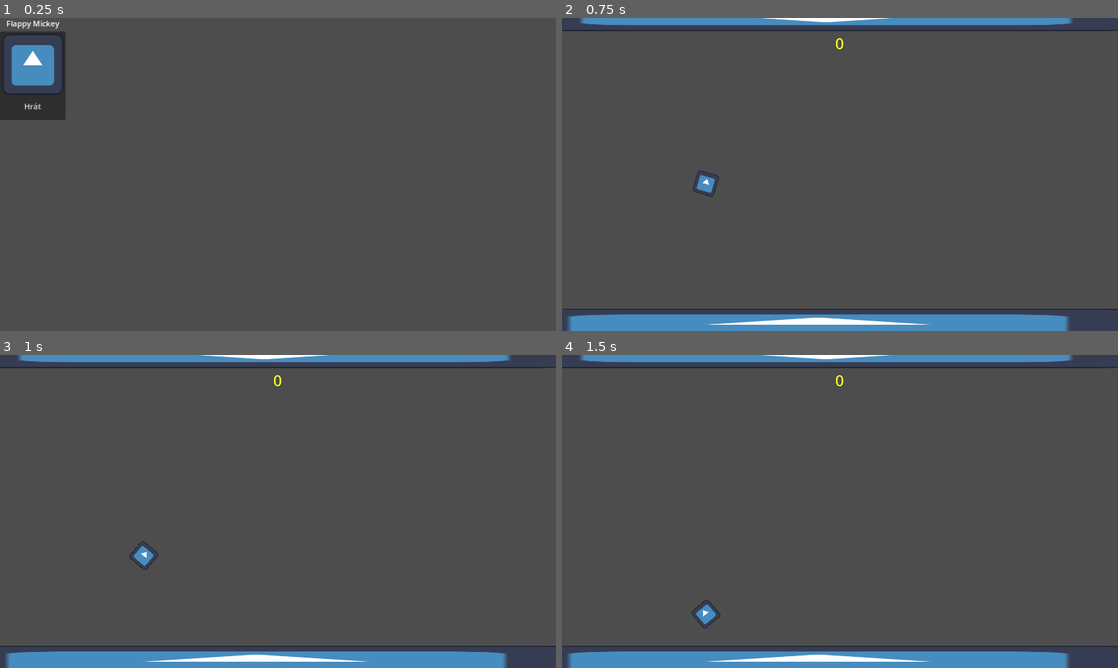
Above: before the commit, frames 1-4 (two rows, left to right).
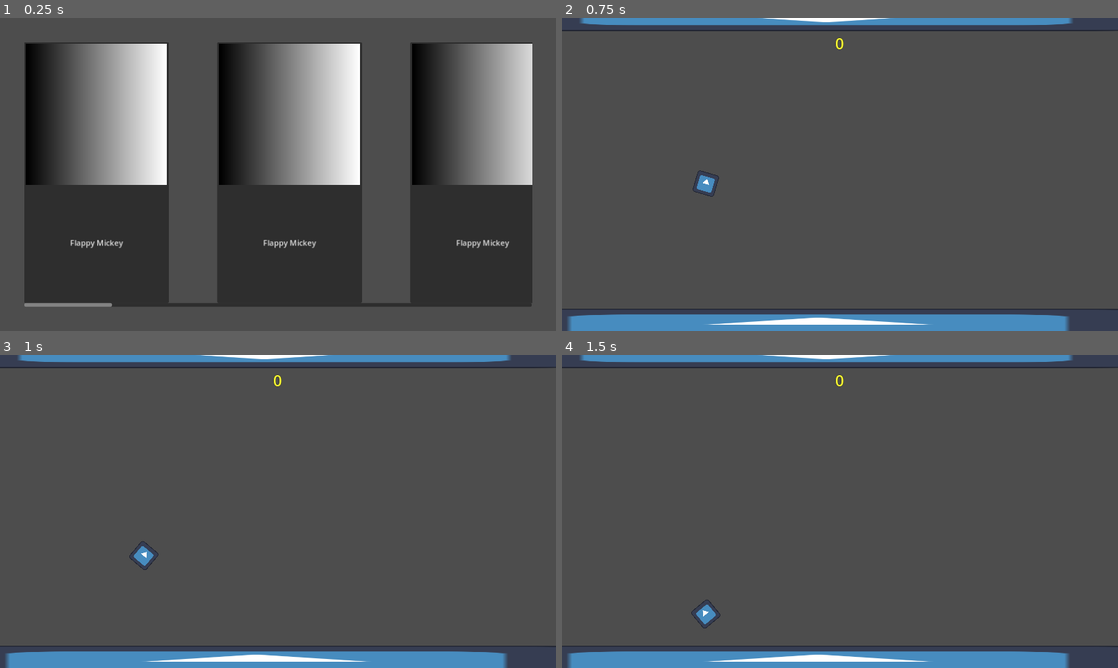
Above: after the commit, the same moments.

Repository: xelaxefensor/herni-automat
Game: Godot game, scene res://main/main.tscn
The game is run twice, just before and just after one commit, with the same random seed, the same clock (stepped at 60 frames per second) and the same inputs. The engine's default icon, where the game draws it, is replaced by a stand-in: a white triangle on a blue panel in a dark square.
Inputs:
- Up to frame 1 (0.25 s): no input
- Up to frame 2 (0.75 s): click "Hrát" (after the commit: "Flappy Mickey") at 0.5 s
- Up to frame 3 (1 s): no input
- Up to frame 4 (1.5 s): tap Space (flap) at 1.35 s

The runs differ from the first frame. In frame 1, 57% of the frame differs, in the area x 0-96%, y 0-93%; in frame 2, nothing differs; in frame 3, nothing differs; in frame 4, nothing differs.

Commit message:
gui

Diff:
--- /dev/null
+++ b/game_menu_settings/settigns/flappy_mickey_menu_settings (2) (2) (2).tres
@@ -0,0 +1,16 @@
+[gd_resource type="Resource" script_class="GameMenuSettings" load_steps=5 format=3 uid="uid://crvg1g0tyn8cd"]
+
+[ext_resource type="PackedScene" uid="uid://ck5t70syhfvs2" path="res://games/flappy-mickey/game/game.tscn" id="1_x6d2n"]
+[ext_resource type="Script" path="res://game_menu_settings/game_menu_settings.gd" id="2_na2d6"]
+
+[sub_resource type="Gradient" id="Gradient_0e5x8"]
+
+[sub_resource type="GradientTexture2D" id="GradientTexture2D_q8sk6"]
+gradient = SubResource("Gradient_0e5x8")
+
+[resource]
+script = ExtResource("2_na2d6")
+launch_scene = ExtResource("1_x6d2n")
+game_name = "Flappy Mickey"
+game_icon = SubResource("GradientTexture2D_q8sk6")
+game_config = "res://games/flappy-mickey/config.cfg"
--- /dev/null
+++ b/game_menu_settings/settigns/flappy_mickey_menu_settings (2) (2).tres
@@ -0,0 +1,16 @@
+[gd_resource type="Resource" script_class="GameMenuSettings" load_steps=5 format=3 uid="uid://cvfp2nb2oe7qk"]
+
+[ext_resource type="PackedScene" uid="uid://ck5t70syhfvs2" path="res://games/flappy-mickey/game/game.tscn" id="1_v3fr7"]
+[ext_resource type="Script" path="res://game_menu_settings/game_menu_settings.gd" id="2_5eie4"]
+
+[sub_resource type="Gradient" id="Gradient_0e5x8"]
+
+[sub_resource type="GradientTexture2D" id="GradientTexture2D_q8sk6"]
+gradient = SubResource("Gradient_0e5x8")
+
+[resource]
+script = ExtResource("2_5eie4")
+launch_scene = ExtResource("1_v3fr7")
+game_name = "Flappy Mickey"
+game_icon = SubResource("GradientTexture2D_q8sk6")
+game_config = "res://games/flappy-mickey/config.cfg"
--- /dev/null
+++ b/game_menu_settings/settigns/flappy_mickey_menu_settings (2) (3).tres
@@ -0,0 +1,16 @@
+[gd_resource type="Resource" script_class="GameMenuSettings" load_steps=5 format=3 uid="uid://ddxihxr0kwjiv"]
+
+[ext_resource type="PackedScene" uid="uid://ck5t70syhfvs2" path="res://games/flappy-mickey/game/game.tscn" id="1_y040i"]
+[ext_resource type="Script" path="res://game_menu_settings/game_menu_settings.gd" id="2_7eb2m"]
+
+[sub_resource type="Gradient" id="Gradient_0e5x8"]
+
+[sub_resource type="GradientTexture2D" id="GradientTexture2D_q8sk6"]
+gradient = SubResource("Gradient_0e5x8")
+
+[resource]
+script = ExtResource("2_7eb2m")
+launch_scene = ExtResource("1_y040i")
+game_name = "Flappy Mickey"
+game_icon = SubResource("GradientTexture2D_q8sk6")
+game_config = "res://games/flappy-mickey/config.cfg"
--- /dev/null
+++ b/game_menu_settings/settigns/flappy_mickey_menu_settings (2).tres
@@ -0,0 +1,16 @@
+[gd_resource type="Resource" script_class="GameMenuSettings" load_steps=5 format=3 uid="uid://cdns3aopj5o6g"]
+
+[ext_resource type="PackedScene" uid="uid://ck5t70syhfvs2" path="res://games/flappy-mickey/game/game.tscn" id="1_6wolm"]
+[ext_resource type="Script" path="res://game_menu_settings/game_menu_settings.gd" id="2_v2uvp"]
+
+[sub_resource type="Gradient" id="Gradient_0e5x8"]
+
+[sub_resource type="GradientTexture2D" id="GradientTexture2D_q8sk6"]
+gradient = SubResource("Gradient_0e5x8")
+
+[resource]
+script = ExtResource("2_v2uvp")
+launch_scene = ExtResource("1_6wolm")
+game_name = "Flappy Mickey"
+game_icon = SubResource("GradientTexture2D_q8sk6")
+game_config = "res://games/flappy-mickey/config.cfg"
--- /dev/null
+++ b/game_menu_settings/settigns/flappy_mickey_menu_settings (3) (2).tres
@@ -0,0 +1,16 @@
+[gd_resource type="Resource" script_class="GameMenuSettings" load_steps=5 format=3 uid="uid://rsmrd8n2stuw"]
+
+[ext_resource type="PackedScene" uid="uid://ck5t70syhfvs2" path="res://games/flappy-mickey/game/game.tscn" id="1_skf6t"]
+[ext_resource type="Script" path="res://game_menu_settings/game_menu_settings.gd" id="2_qfwaa"]
+
+[sub_resource type="Gradient" id="Gradient_0e5x8"]
+
+[sub_resource type="GradientTexture2D" id="GradientTexture2D_q8sk6"]
+gradient = SubResource("Gradient_0e5x8")
+
+[resource]
+script = ExtResource("2_qfwaa")
+launch_scene = ExtResource("1_skf6t")
+game_name = "Flappy Mickey"
+game_icon = SubResource("GradientTexture2D_q8sk6")
+game_config = "res://games/flappy-mickey/config.cfg"
--- /dev/null
+++ b/game_menu_settings/settigns/flappy_mickey_menu_settings (3).tres
@@ -0,0 +1,16 @@
+[gd_resource type="Resource" script_class="GameMenuSettings" load_steps=5 format=3 uid="uid://dlipxrec8bijl"]
+
+[ext_resource type="PackedScene" uid="uid://ck5t70syhfvs2" path="res://games/flappy-mickey/game/game.tscn" id="1_lylub"]
+[ext_resource type="Script" path="res://game_menu_settings/game_menu_settings.gd" id="2_vgq8t"]
+
+[sub_resource type="Gradient" id="Gradient_0e5x8"]
+
+[sub_resource type="GradientTexture2D" id="GradientTexture2D_q8sk6"]
+gradient = SubResource("Gradient_0e5x8")
+
+[resource]
+script = ExtResource("2_vgq8t")
+launch_scene = ExtResource("1_lylub")
+game_name = "Flappy Mickey"
+game_icon = SubResource("GradientTexture2D_q8sk6")
+game_config = "res://games/flappy-mickey/config.cfg"
--- /dev/null
+++ b/game_menu_settings/settigns/flappy_mickey_menu_settings (4).tres
@@ -0,0 +1,16 @@
+[gd_resource type="Resource" script_class="GameMenuSettings" load_steps=5 format=3 uid="uid://cx1blq40myin4"]
+
+[ext_resource type="PackedScene" uid="uid://ck5t70syhfvs2" path="res://games/flappy-mickey/game/game.tscn" id="1_xdmkj"]
+[ext_resource type="Script" path="res://game_menu_settings/game_menu_settings.gd" id="2_ce0h8"]
+
+[sub_resource type="Gradient" id="Gradient_0e5x8"]
+
+[sub_resource type="GradientTexture2D" id="GradientTexture2D_q8sk6"]
+gradient = SubResource("Gradient_0e5x8")
+
+[resource]
+script = ExtResource("2_ce0h8")
+launch_scene = ExtResource("1_xdmkj")
+game_name = "Flappy Mickey"
+game_icon = SubResource("GradientTexture2D_q8sk6")
+game_config = "res://games/flappy-mickey/config.cfg"
--- a/game_menu_settings/settigns/flappy_mickey_menu_settings.tres
+++ b/game_menu_settings/settigns/flappy_mickey_menu_settings.tres
@@ -1,12 +1,16 @@
-[gd_resource type="Resource" script_class="GameMenuSettings" load_steps=4 format=3 uid="uid://cqab06pawh6md"]
+[gd_resource type="Resource" script_class="GameMenuSettings" load_steps=5 format=3 uid="uid://cqab06pawh6md"]
 
-[ext_resource type="Texture2D" uid="uid://ckj3llgqf4qir" path="res://games/flappy-mickey/icon.svg" id="1_iih0y"]
 [ext_resource type="Script" path="res://game_menu_settings/game_menu_settings.gd" id="1_q6bb4"]
 [ext_resource type="PackedScene" uid="uid://ck5t70syhfvs2" path="res://games/flappy-mickey/game/game.tscn" id="2_dpihs"]
+
+[sub_resource type="Gradient" id="Gradient_0e5x8"]
+
+[sub_resource type="GradientTexture2D" id="GradientTexture2D_q8sk6"]
+gradient = SubResource("Gradient_0e5x8")
 
 [resource]
 script = ExtResource("1_q6bb4")
 launch_scene = ExtResource("2_dpihs")
 game_name = "Flappy Mickey"
-game_icon = ExtResource("1_iih0y")
+game_icon = SubResource("GradientTexture2D_q8sk6")
 game_config = "res://games/flappy-mickey/config.cfg"
--- /dev/null
+++ b/game_menu_settings/settigns/flappy_mickey_menu_settings2 (2) (2) (2).tres
@@ -0,0 +1,16 @@
+[gd_resource type="Resource" script_class="GameMenuSettings" load_steps=5 format=3 uid="uid://d17ki64hvnlt"]
+
+[ext_resource type="PackedScene" uid="uid://ck5t70syhfvs2" path="res://games/flappy-mickey/game/game.tscn" id="1_gn3h2"]
+[ext_resource type="Script" path="res://game_menu_settings/game_menu_settings.gd" id="2_hro0r"]
+
+[sub_resource type="Gradient" id="Gradient_0e5x8"]
+
+[sub_resource type="GradientTexture2D" id="GradientTexture2D_q8sk6"]
+gradient = SubResource("Gradient_0e5x8")
+
+[resource]
+script = ExtResource("2_hro0r")
+launch_scene = ExtResource("1_gn3h2")
+game_name = "Flappy Mickey"
+game_icon = SubResource("GradientTexture2D_q8sk6")
+game_config = "res://games/flappy-mickey/config.cfg"
--- /dev/null
+++ b/game_menu_settings/settigns/flappy_mickey_menu_settings2 (2) (2).tres
@@ -0,0 +1,16 @@
+[gd_resource type="Resource" script_class="GameMenuSettings" load_steps=5 format=3 uid="uid://jbkry4g6x26i"]
+
+[ext_resource type="PackedScene" uid="uid://ck5t70syhfvs2" path="res://games/flappy-mickey/game/game.tscn" id="1_b37c0"]
+[ext_resource type="Script" path="res://game_menu_settings/game_menu_settings.gd" id="2_v28j8"]
+
+[sub_resource type="Gradient" id="Gradient_0e5x8"]
+
+[sub_resource type="GradientTexture2D" id="GradientTexture2D_q8sk6"]
+gradient = SubResource("Gradient_0e5x8")
+
+[resource]
+script = ExtResource("2_v28j8")
+launch_scene = ExtResource("1_b37c0")
+game_name = "Flappy Mickey"
+game_icon = SubResource("GradientTexture2D_q8sk6")
+game_config = "res://games/flappy-mickey/config.cfg"
--- /dev/null
+++ b/game_menu_settings/settigns/flappy_mickey_menu_settings2 (2) (3).tres
@@ -0,0 +1,16 @@
+[gd_resource type="Resource" script_class="GameMenuSettings" load_steps=5 format=3 uid="uid://dccpf1bgp22xm"]
+
+[ext_resource type="PackedScene" uid="uid://ck5t70syhfvs2" path="res://games/flappy-mickey/game/game.tscn" id="1_fh4x5"]
+[ext_resource type="Script" path="res://game_menu_settings/game_menu_settings.gd" id="2_34pio"]
+
+[sub_resource type="Gradient" id="Gradient_0e5x8"]
+
+[sub_resource type="GradientTexture2D" id="GradientTexture2D_q8sk6"]
+gradient = SubResource("Gradient_0e5x8")
+
+[resource]
+script = ExtResource("2_34pio")
+launch_scene = ExtResource("1_fh4x5")
+game_name = "Flappy Mickey"
+game_icon = SubResource("GradientTexture2D_q8sk6")
+game_config = "res://games/flappy-mickey/config.cfg"
--- /dev/null
+++ b/game_menu_settings/settigns/flappy_mickey_menu_settings2 (2).tres
@@ -0,0 +1,16 @@
+[gd_resource type="Resource" script_class="GameMenuSettings" load_steps=5 format=3 uid="uid://pg5solhiu454"]
+
+[ext_resource type="PackedScene" uid="uid://ck5t70syhfvs2" path="res://games/flappy-mickey/game/game.tscn" id="1_h3o1o"]
+[ext_resource type="Script" path="res://game_menu_settings/game_menu_settings.gd" id="2_b2n4j"]
+
+[sub_resource type="Gradient" id="Gradient_0e5x8"]
+
+[sub_resource type="GradientTexture2D" id="GradientTexture2D_q8sk6"]
+gradient = SubResource("Gradient_0e5x8")
+
+[resource]
+script = ExtResource("2_b2n4j")
+launch_scene = ExtResource("1_h3o1o")
+game_name = "Flappy Mickey"
+game_icon = SubResource("GradientTexture2D_q8sk6")
+game_config = "res://games/flappy-mickey/config.cfg"
--- /dev/null
+++ b/game_menu_settings/settigns/flappy_mickey_menu_settings2 (3) (2).tres
@@ -0,0 +1,16 @@
+[gd_resource type="Resource" script_class="GameMenuSettings" load_steps=5 format=3 uid="uid://qj62u0cnjxun"]
+
+[ext_resource type="PackedScene" uid="uid://ck5t70syhfvs2" path="res://games/flappy-mickey/game/game.tscn" id="1_cpfa5"]
+[ext_resource type="Script" path="res://game_menu_settings/game_menu_settings.gd" id="2_hf3wj"]
+
+[sub_resource type="Gradient" id="Gradient_0e5x8"]
+
+[sub_resource type="GradientTexture2D" id="GradientTexture2D_q8sk6"]
+gradient = SubResource("Gradient_0e5x8")
+
+[resource]
+script = ExtResource("2_hf3wj")
+launch_scene = ExtResource("1_cpfa5")
+game_name = "Flappy Mickey"
+game_icon = SubResource("GradientTexture2D_q8sk6")
+game_config = "res://games/flappy-mickey/config.cfg"
--- /dev/null
+++ b/game_menu_settings/settigns/flappy_mickey_menu_settings2 (3).tres
@@ -0,0 +1,16 @@
+[gd_resource type="Resource" script_class="GameMenuSettings" load_steps=5 format=3 uid="uid://cftf7pocvk367"]
+
+[ext_resource type="PackedScene" uid="uid://ck5t70syhfvs2" path="res://games/flappy-mickey/game/game.tscn" id="1_4v0xt"]
+[ext_resource type="Script" path="res://game_menu_settings/game_menu_settings.gd" id="2_pkh25"]
+
+[sub_resource type="Gradient" id="Gradient_0e5x8"]
+
+[sub_resource type="GradientTexture2D" id="GradientTexture2D_q8sk6"]
+gradient = SubResource("Gradient_0e5x8")
+
+[resource]
+script = ExtResource("2_pkh25")
+launch_scene = ExtResource("1_4v0xt")
+game_name = "Flappy Mickey"
+game_icon = SubResource("GradientTexture2D_q8sk6")
+game_config = "res://games/flappy-mickey/config.cfg"
--- /dev/null
+++ b/game_menu_settings/settigns/flappy_mickey_menu_settings2 (4).tres
@@ -0,0 +1,16 @@
+[gd_resource type="Resource" script_class="GameMenuSettings" load_steps=5 format=3 uid="uid://bcr7rnebhepxe"]
+
+[ext_resource type="PackedScene" uid="uid://ck5t70syhfvs2" path="res://games/flappy-mickey/game/game.tscn" id="1_bguxm"]
+[ext_resource type="Script" path="res://game_menu_settings/game_menu_settings.gd" id="2_b7k3m"]
+
+[sub_resource type="Gradient" id="Gradient_0e5x8"]
+
+[sub_resource type="GradientTexture2D" id="GradientTexture2D_q8sk6"]
+gradient = SubResource("Gradient_0e5x8")
+
+[resource]
+script = ExtResource("2_b7k3m")
+launch_scene = ExtResource("1_bguxm")
+game_name = "Flappy Mickey"
+game_icon = SubResource("GradientTexture2D_q8sk6")
+game_config = "res://games/flappy-mickey/config.cfg"
--- /dev/null
+++ b/game_menu_settings/settigns/flappy_mickey_menu_settings2.tres
@@ -0,0 +1,16 @@
+[gd_resource type="Resource" script_class="GameMenuSettings" load_steps=5 format=3 uid="uid://35gd6gt4e737"]
+
+[ext_resource type="PackedScene" uid="uid://ck5t70syhfvs2" path="res://games/flappy-mickey/game/game.tscn" id="1_uljk2"]
+[ext_resource type="Script" path="res://game_menu_settings/game_menu_settings.gd" id="2_fhfob"]
+
+[sub_resource type="Gradient" id="Gradient_0e5x8"]
+
+[sub_resource type="GradientTexture2D" id="GradientTexture2D_q8sk6"]
+gradient = SubResource("Gradient_0e5x8")
+
+[resource]
+script = ExtResource("2_fhfob")
+launch_scene = ExtResource("1_uljk2")
+game_name = "Flappy Mickey"
+game_icon = SubResource("GradientTexture2D_q8sk6")
+game_config = "res://games/flappy-mickey/config.cfg"
--- a/main/main.tscn
+++ b/main/main.tscn
@@ -4,8 +4,10 @@
 [ext_resource type="PackedScene" uid="uid://c2v7rn2q832n1" path="res://menu/menu.tscn" id="2_wytk8"]
 
 [node name="Main" type="Node"]
+process_mode = 3
 script = ExtResource("1_ew70g")
 
 [node name="Menu" parent="." instance=ExtResource("2_wytk8")]
+process_mode = 3
 
 [connection signal="game_selected" from="Menu" to="." method="_on_menu_game_selected"]
--- a/menu/menu.tscn
+++ b/menu/menu.tscn
@@ -15,9 +15,18 @@
 anchor_bottom = 1.0
 grow_horizontal = 2
 grow_vertical = 2
+size_flags_horizontal = 3
+size_flags_vertical = 3
+theme_override_constants/margin_left = 50
+theme_override_constants/margin_top = 50
+theme_override_constants/margin_right = 50
+theme_override_constants/margin_bottom = 50
 
 [node name="ScrollContainer" type="ScrollContainer" parent="MarginContainer"]
 layout_mode = 2
 
 [node name="HBoxContainer" type="HBoxContainer" parent="MarginContainer/ScrollContainer"]
 layout_mode = 2
+size_flags_horizontal = 3
+size_flags_vertical = 3
+theme_override_constants/separation = 100
--- a/menu/menu_game_item/menu_game_item.gd
+++ b/menu/menu_game_item/menu_game_item.gd
@@ -1,6 +1,5 @@
 extends MarginContainer
 
-@export var label : Label
 @export var button : Button
 
 var game_resoure : GameMenuSettings
@@ -9,7 +8,7 @@
 
 
 func _ready() -> void:
-	label.text = game_resoure.game_name
+	button.text = game_resoure.game_name
 	button.icon = game_resoure.game_icon
 
 
--- a/menu/menu_game_item/menu_game_item.tscn
+++ b/menu/menu_game_item/menu_game_item.tscn
@@ -3,34 +3,26 @@
 [ext_resource type="Texture2D" uid="uid://pynnbu56a6q5" path="res://icon.svg" id="1_44mh4"]
 [ext_resource type="Script" path="res://menu/menu_game_item/menu_game_item.gd" id="1_o02wi"]
 
-[node name="MenuGameItem" type="MarginContainer" node_paths=PackedStringArray("label", "button")]
+[node name="MenuGameItem" type="MarginContainer" node_paths=PackedStringArray("button")]
+custom_minimum_size = Vector2(300, 0)
+offset_right = 500.0
+offset_bottom = 300.0
 script = ExtResource("1_o02wi")
-label = NodePath("VBoxContainer/MarginContainer/Label")
 button = NodePath("VBoxContainer/MarginContainer2/Button")
 
 [node name="VBoxContainer" type="VBoxContainer" parent="."]
 layout_mode = 2
 
-[node name="MarginContainer" type="MarginContainer" parent="VBoxContainer"]
-layout_mode = 2
-
-[node name="Label" type="Label" parent="VBoxContainer/MarginContainer"]
-layout_mode = 2
-size_flags_horizontal = 4
-size_flags_vertical = 0
-text = "GAME"
-horizontal_alignment = 1
-
 [node name="MarginContainer2" type="MarginContainer" parent="VBoxContainer"]
 layout_mode = 2
+size_flags_vertical = 3
 
 [node name="Button" type="Button" parent="VBoxContainer/MarginContainer2"]
 layout_mode = 2
-size_flags_horizontal = 4
-size_flags_vertical = 0
-text = "Hrát"
+text = "Game"
 icon = ExtResource("1_44mh4")
 icon_alignment = 1
 vertical_icon_alignment = 0
+expand_icon = true
 
 [connection signal="pressed" from="VBoxContainer/MarginContainer2/Button" to="." method="_on_button_pressed"]
